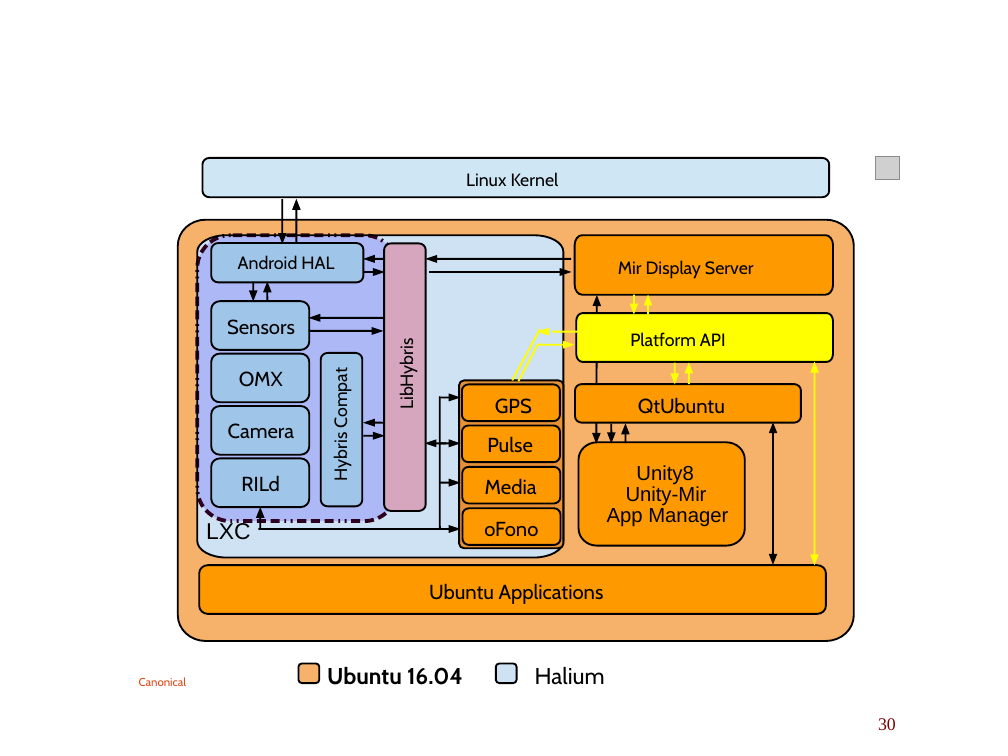
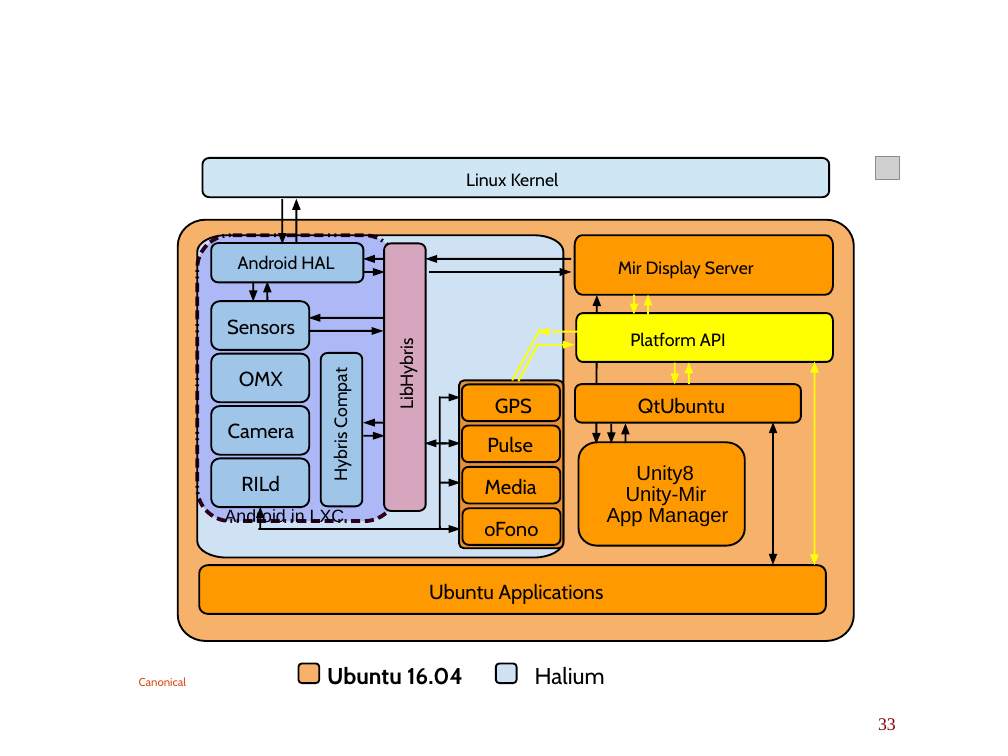
Before and after one commit to lduboeuf/ut-helloworld-py, a slide deck: slide 33 of osmobiles.odp (slide 30 before the commit). Drawn at 1008x756 pixels with LibreOffice and Linux fonts; fonts in the diff are those of the drawing; grey boxes stand for pictures; background and template pictures are left out. Boxes give left, top, right and bottom in pixels: in the first picture for what was removed or moved away, otherwise in the second. Text is boxed around its words. In the diff, an @@ line names an element or a change of style, - is before the commit and + after.

```diff
--- a/osmobiles.odp
+++ b/osmobiles.odp
@@ text at box(225, 508, 345, 526): text changed; size 18 to 14 pt @@
-LXC
+Android in LXC
@@ page number at box(878, 718, 896, 730): text changed @@
-30
+33
```
Also in this commit, not shown: 2 other slides changed, 3 slides added.
